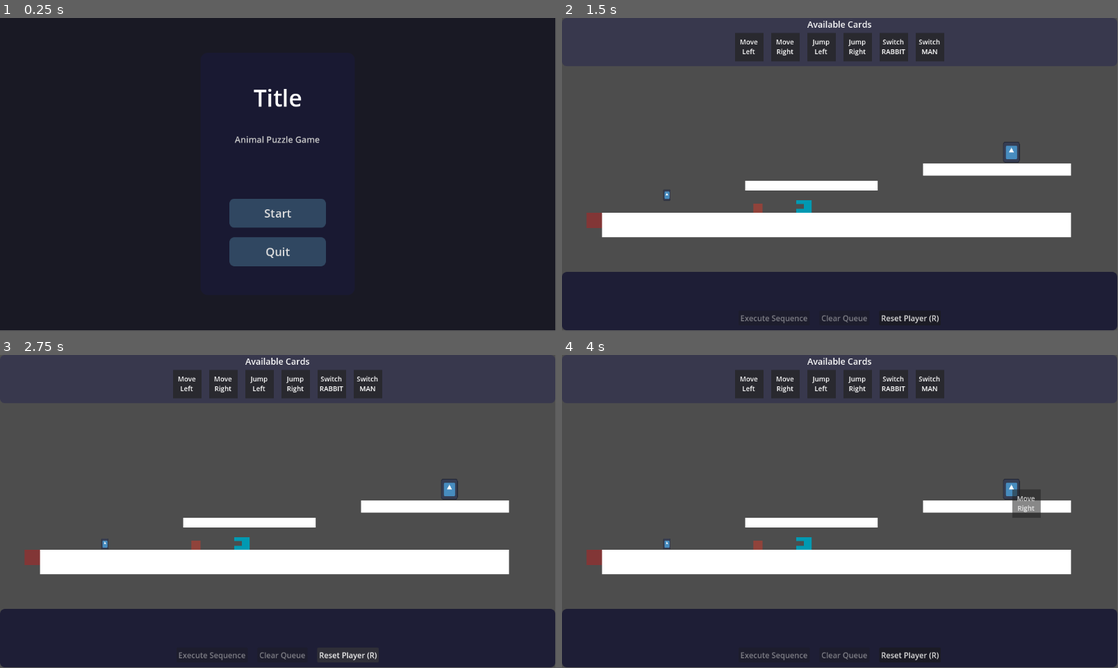
Above: before the commit, frames 1-4 (two rows, left to right).
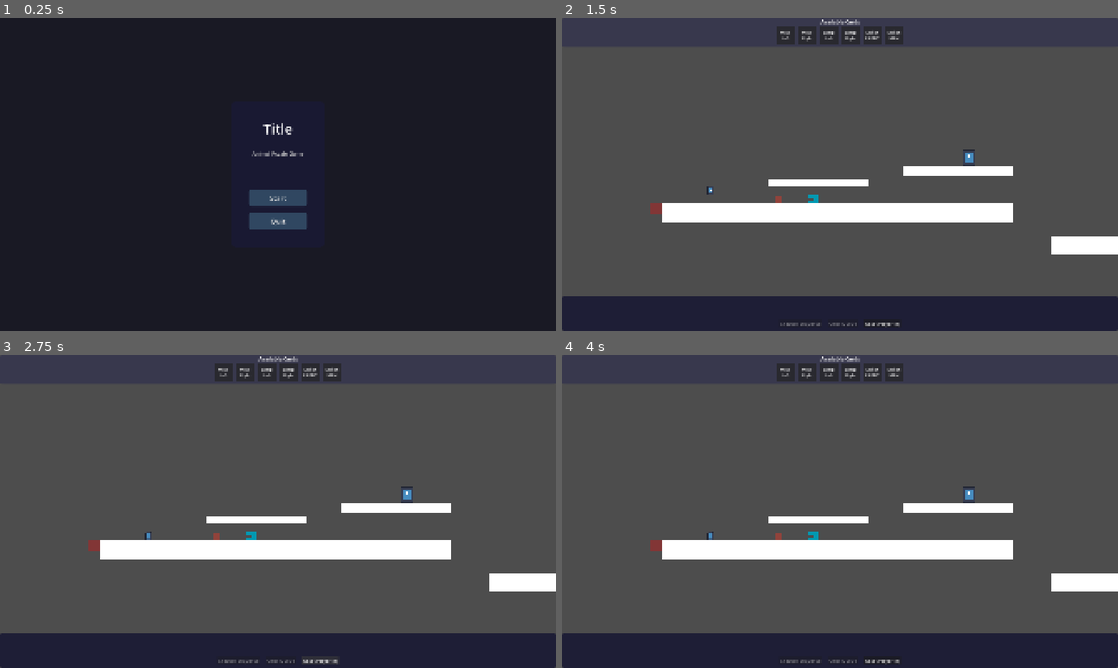
Above: after the commit, the same moments.

Repository: Yuanryan/Rune-Lengend
Game: Godot game, scene res://Scenes/main.tscn
The game is run twice, just before and just after one commit, with the same random seed, the same clock (stepped at 60 frames per second) and the same inputs. The engine's default icon, where the game draws it, is replaced by a stand-in: a white triangle on a blue panel in a dark square.
Inputs (mouse positions are in pixels of both pictures, inside the frame that each line leads up to):
- Up to frame 1 (0.25 s): no input
- Up to frame 2 (1.5 s): click "Start" at 0.5 s; click "🔒" at 1.25 s
- Up to frame 3 (2.75 s): click "Reset Player (R)" at 2 s
- Up to frame 4 (4 s): tap Enter (ui_accept) at 2.75 s; drag from (751, 383) to (1012, 489) at 2.77 s; drag from (784, 383) to (1012, 489) at 3.52 s
In our replay, the window is 799x449 before the commit and 800x450 after it. These sizes can differ from the game's own. Grey fills any space a smaller window leaves; there, only what the larger window draws over its background counts as a difference.

The runs differ from the first frame. In frame 1, 3.5% of the frame differs, in the area x 41-59%, y 22-80%; in frame 2, 21%; in frame 3, 21%; in frame 4, 21%, in the area x 0-100%, y 0-100%.

Commit message:
viewport ratio

Diff:
--- /dev/null
+++ b/Scenes/LevelEdit/Objects/Environment/moving_platforom.tscn
@@ -0,0 +1,3 @@
+[gd_scene load_steps=0 format=3 uid="uid://dhid8hboo4a2p"]
+
+[node name="MovingPlatforom" type="RigidBody2D"]
--- a/Scenes/LevelEdit/Objects/door.tscn
+++ b/Scenes/LevelEdit/Objects/Interactive/timed_door.tscn
@@ -1,13 +1,13 @@
 [gd_scene load_steps=5 format=3 uid="uid://cnyimwluijpi3"]
 
-[ext_resource type="Script" uid="uid://bxr3gamy50kvl" path="res://Scripts/Level/Objects/door.gd" id="1_0x9y7"]
+[ext_resource type="Script" uid="uid://bxr3gamy50kvl" path="res://Scripts/Level/Objects/timed_door.gd" id="1_0x9y7"]
 [ext_resource type="Texture2D" uid="uid://bqqm0qxmhq7yv" path="res://icon.svg" id="2_0qngo"]
-[ext_resource type="PackedScene" uid="uid://bqxv8y7x8y7x8" path="res://Scenes/LevelEdit/Objects/button.tscn" id="2_0x9y7"]
+[ext_resource type="PackedScene" uid="uid://bqxv8y7x8y7x8" path="res://Scenes/LevelEdit/Objects/Interactive/button.tscn" id="2_0x9y7"]
 
 [sub_resource type="RectangleShape2D" id="RectangleShape2D_1x9y7"]
 size = Vector2(16, 64)
 
-[node name="Door" type="StaticBody2D"]
+[node name="TimedDoor" type="StaticBody2D"]
 collision_mask = 2
 script = ExtResource("1_0x9y7")
 open_duration = 2.0
--- /dev/null
+++ b/Scenes/LevelEdit/Objects/Objectives/starting_point.tscn
@@ -0,0 +1,3 @@
+[gd_scene load_steps=0 format=3 uid="uid://m78ohatsav31"]
+
+[node name="StartingPoint" type="Marker2D"]
--- a/Scenes/LevelEdit/Objects/moving_platforom.tscn
+++ /dev/null
@@ -1,3 +0,0 @@
-[gd_scene format=3 uid="uid://dhid8hboo4a2p"]
-
-[node name="MovingPlatforom" type="RigidBody2D"]
--- a/Scenes/LevelEdit/Objects/starting_point.tscn
+++ /dev/null
@@ -1,3 +0,0 @@
-[gd_scene format=3 uid="uid://m78ohatsav31"]
-
-[node name="StartingPoint" type="Marker2D"]
--- a/Scenes/Levels/level_1.tscn
+++ b/Scenes/Levels/level_1.tscn
@@ -63,7 +63,6 @@
 [node name="Camera2D" type="Camera2D" parent="."]
 position = Vector2(48, 208)
 offset = Vector2(0, 100)
-zoom = Vector2(0.8, 0.8)
 limit_enabled = false
 position_smoothing_enabled = true
 position_smoothing_speed = 8.0
@@ -98,7 +97,6 @@
 [node name="Turret" parent="." instance=ExtResource("8_jv26f")]
 position = Vector2(-24, 408)
 rotation = -3.1415882
-will_fire = false
 
 [editable path="Land"]
 [editable path="Land2"]
--- a/Scenes/Levels/level_2.tscn
+++ b/Scenes/Levels/level_2.tscn
@@ -3,9 +3,9 @@
 [ext_resource type="Script" uid="uid://bfeqcf2b658ki" path="res://Scripts/Level/Objects/level.gd" id="1_oylv5"]
 [ext_resource type="Resource" uid="uid://ctd8etfsbs10v" path="res://Resources/Levels/level_2.tres" id="2_ovj6s"]
 [ext_resource type="PackedScene" uid="uid://cplrsetwf82ks" path="res://Scenes/LevelEdit/Tools/land_edit_tool.tscn" id="2_w2ac1"]
-[ext_resource type="PackedScene" uid="uid://bn81qjmigxgbl" path="res://Scenes/LevelEdit/Objects/land.tscn" id="3_ovj6s"]
-[ext_resource type="PackedScene" uid="uid://ctp1234l38t1a" path="res://Scenes/LevelEdit/Objects/checkpoint.tscn" id="3_w2ac1"]
-[ext_resource type="PackedScene" uid="uid://cnyimwluijpi3" path="res://Scenes/LevelEdit/Objects/door.tscn" id="6_8qsmg"]
+[ext_resource type="PackedScene" uid="uid://bn81qjmigxgbl" path="res://Scenes/LevelEdit/Objects/Environment/land.tscn" id="3_ovj6s"]
+[ext_resource type="PackedScene" uid="uid://ctp1234l38t1a" path="res://Scenes/LevelEdit/Objects/Objectives/checkpoint.tscn" id="3_w2ac1"]
+[ext_resource type="PackedScene" uid="uid://cnyimwluijpi3" path="res://Scenes/LevelEdit/Objects/Interactive/timed_door.tscn" id="6_8qsmg"]
 
 [node name="Level2" type="Node2D"]
 script = ExtResource("1_oylv5")
--- a/Scripts/Actions/basic/jump_action.gd
+++ b/Scripts/Actions/basic/jump_action.gd
@@ -28,4 +28,4 @@
 	return _has_left_ground and player.is_on_floor()
 
 func interrupt(player: CharacterBody2D) -> void:
-	player.velocity = Vector2.ZERO
+	pass
--- a/Scripts/Animals/wolf.gd
+++ b/Scripts/Animals/wolf.gd
@@ -30,4 +30,5 @@
 
      # 中斷時停止移動
     func interrupt(player: CharacterBody2D) -> void:
-        player.velocity = Vector2.ZERO
+        # 只停止 x 軸速度（衝刺），保持 y 軸速度不變，讓重力繼續作用
+        player.velocity.x = 0.0
--- a/Scripts/Level/Objects/turret.gd
+++ b/Scripts/Level/Objects/turret.gd
@@ -6,7 +6,6 @@
 # 砲塔屬性
 @export var fire_rate: float = 1.0  ## 每秒發射次數
 @export var bullet_speed: float = 500.0
-@export var will_fire: bool = true
 @export var bullet_scene: PackedScene = preload("uid://2eslwfy76gub")
 
 # 節點引用
@@ -16,6 +15,7 @@
 # 內部變數
 var _fire_timer: float = 0.0
 var _fire_direction: Vector2 = Vector2.RIGHT  # 計算出的射擊方向
+var can_fire: bool = false
 
 # 信號
 signal bullet_fired(bullet: RigidBody2D)
@@ -36,7 +36,7 @@
 
 
 func _physics_process(delta: float) -> void:
-    if will_fire:
+    if can_fire:
     # 如果自動射擊，更新射擊計時器
         _update_fire_timer(delta)
     else:
@@ -65,6 +65,9 @@
 
     # 將子彈添加到場景
     get_tree().current_scene.add_child(bullet)
+
+    # 將子彈添加到 bullets 群組以便管理
+    bullet.add_to_group("bullets")
 
     # 設置子彈位置和方向
     bullet.global_position = fire_point.global_position
@@ -100,6 +103,6 @@
 func _on_in_game_state_changed(new_state: GameManager.InGameState) -> void:
     """處理遊戲內狀態變化"""
     if new_state == GameManager.InGameState.EXECUTING:
-        will_fire = true
+        can_fire = true
     else:
-        will_fire = false
+        can_fire = false
--- a/Scripts/Managers/level_manager.gd
+++ b/Scripts/Managers/level_manager.gd
@@ -83,8 +83,19 @@
 
 # ========== 核心功能 ==========
 
+# 清除所有子彈
+func _clear_all_bullets() -> void:
+    """清除場景中的所有子彈"""
+    var bullets = get_tree().get_nodes_in_group("bullets")
+    for bullet in bullets:
+        if bullet and is_instance_valid(bullet):
+            bullet.queue_free()
+
 # 載入關卡場景
 func load_level_scene(level_scene: PackedScene, spawn_position: Vector2 = Vector2.ZERO, camera_position: Vector2 = Vector2.ZERO) -> Level:
+    # 清除所有子彈
+    _clear_all_bullets()
+
     # 清除當前關卡
     if current_level:
         current_level.queue_free()
--- a/Scripts/player.gd
+++ b/Scripts/player.gd
@@ -117,6 +117,7 @@
     if _current_action == null and action_queue.size() == 0 and is_executing_actions:
         is_executing_actions = false
         print("所有動作執行完成")
+        velocity = Vector2.ZERO
         # 使用新的狀態系統
         GameManager.complete_execution()
         _notify_ui_all_actions_finished()
--- a/project.godot
+++ b/project.godot
@@ -27,6 +27,15 @@
 gdscript/warnings/unused_parameter=0
 gdscript/warnings/unused_signal=0
 
+[display]
+
+window/size/viewport_width=1920
+window/size/viewport_height=1080
+window/size/window_width_override=1280
+window/size/window_height_override=720
+window/stretch/mode="canvas_items"
+window/stretch/aspect="expand"
+
 [file_customization]
 
 folder_colors={
Renamed: Scenes/LevelEdit/Objects/land.tscn -> Scenes/LevelEdit/Objects/Environment/land.tscn
Renamed: Scenes/LevelEdit/Objects/bullet.tscn -> Scenes/LevelEdit/Objects/Hazard/bullet.tscn
Renamed: Scenes/LevelEdit/Objects/damage_area.tscn -> Scenes/LevelEdit/Objects/Hazard/damage_area.tscn
Renamed: Scenes/LevelEdit/Objects/spike.tscn -> Scenes/LevelEdit/Objects/Hazard/spike.tscn
Renamed: Scenes/LevelEdit/Objects/turret.tscn -> Scenes/LevelEdit/Objects/Hazard/turret.tscn
Renamed: Scenes/LevelEdit/Objects/button.tscn -> Scenes/LevelEdit/Objects/Interactive/button.tscn
Renamed: Scenes/LevelEdit/Objects/checkpoint.tscn -> Scenes/LevelEdit/Objects/Objectives/checkpoint.tscn
Renamed: Scripts/Level/Objects/door.gd -> Scripts/Level/Objects/timed_door.gd
Renamed: Scripts/Level/Objects/door.gd.uid -> Scripts/Level/Objects/timed_door.gd.uid
